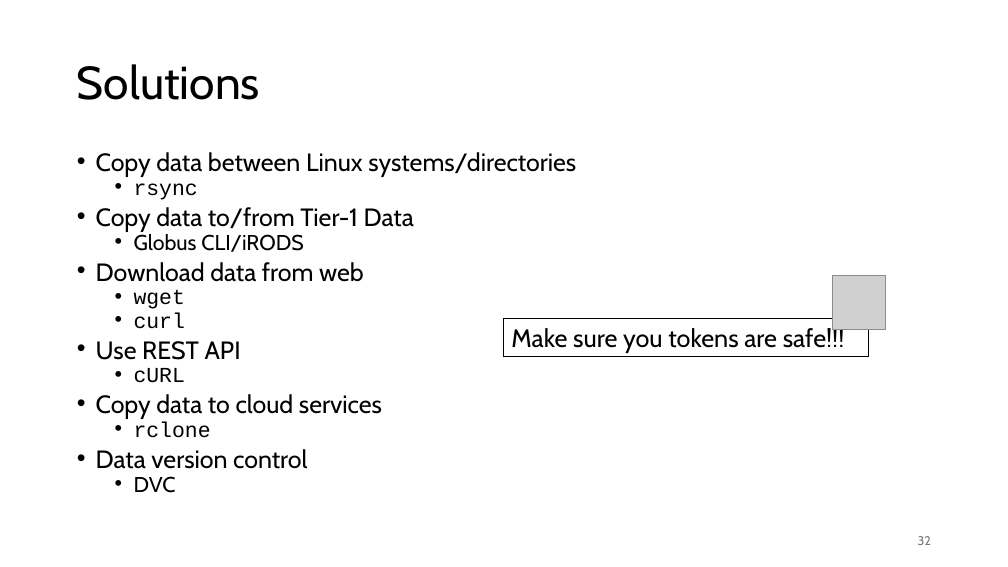
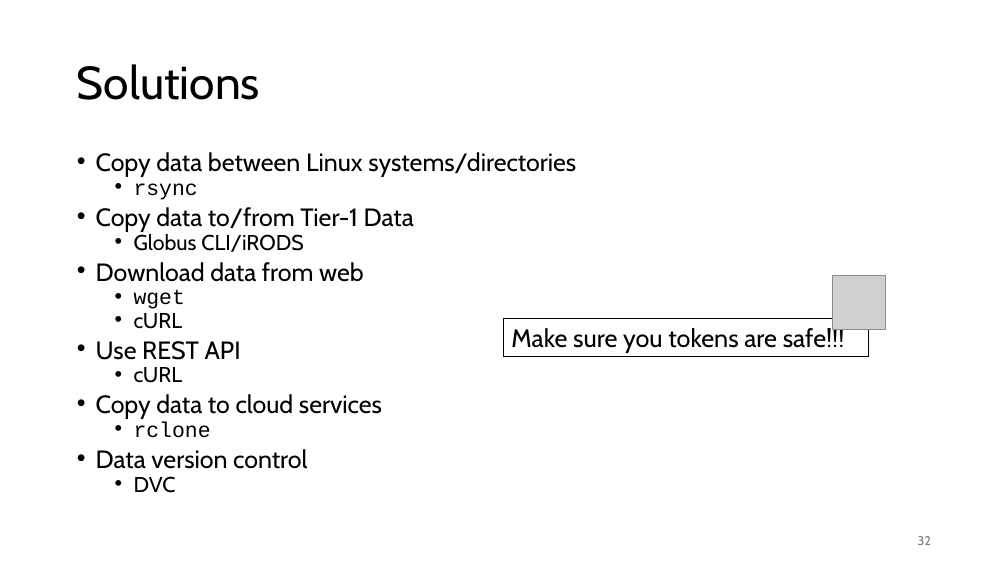
Before and after one commit to gjbex/Workflows-for-HPC, a slide deck: slide 32 of workflow_for_HPC.pptx. Drawn at 1008x567 pixels with LibreOffice and Linux fonts; fonts in the diff are those of the drawing; grey boxes stand for pictures. Boxes give left, top, right and bottom in pixels: in the first picture for what was removed or moved away, otherwise in the second. Text is boxed around its words. In the diff, an @@ line names an element or a change of style, - is before the commit and + after.

Commit message:
Fix typos

```diff
--- a/workflow_for_HPC.pptx
+++ b/workflow_for_HPC.pptx
@@ text at [134,313,183,329]: text changed; font Courier New to Cabin @@
-  • curl
+  • cURL
@@ text at [134,367,183,383]: font Courier New to Cabin in "cURL" @@
```
Also in this commit, not shown: 12 other slides changed.
